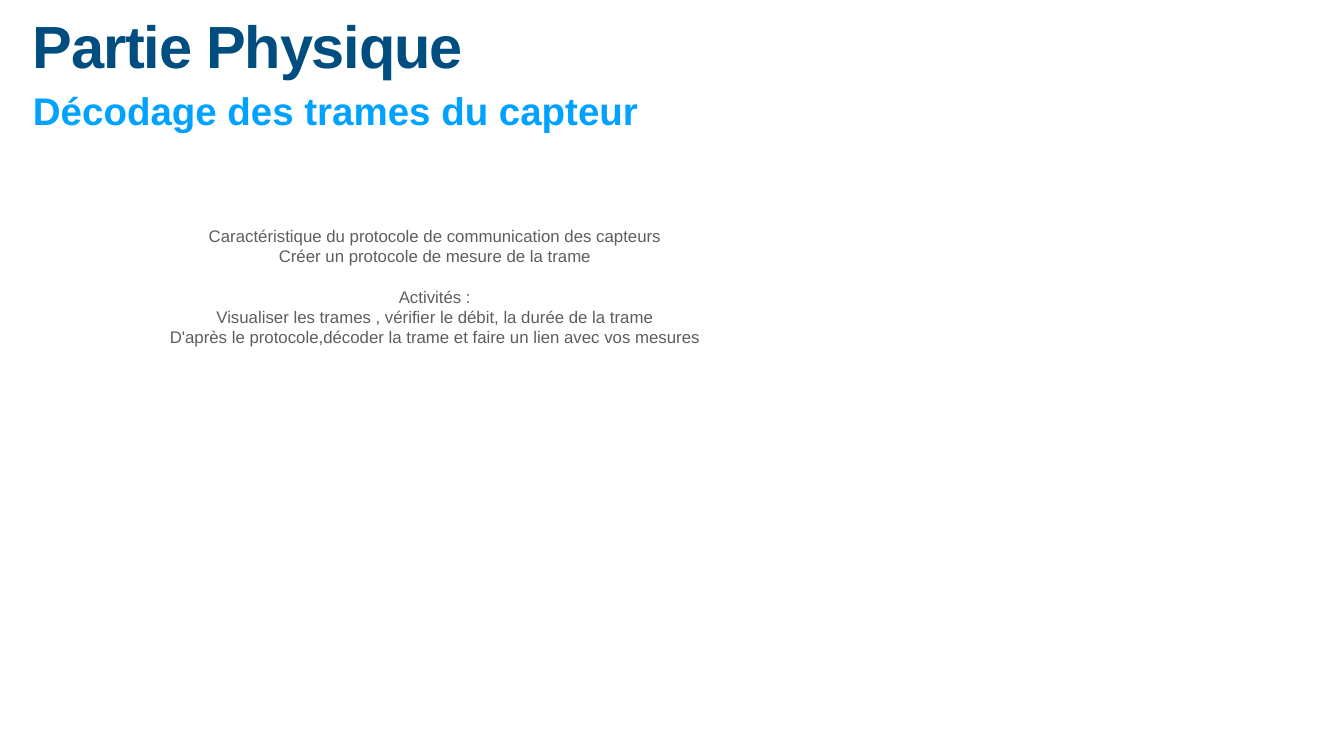
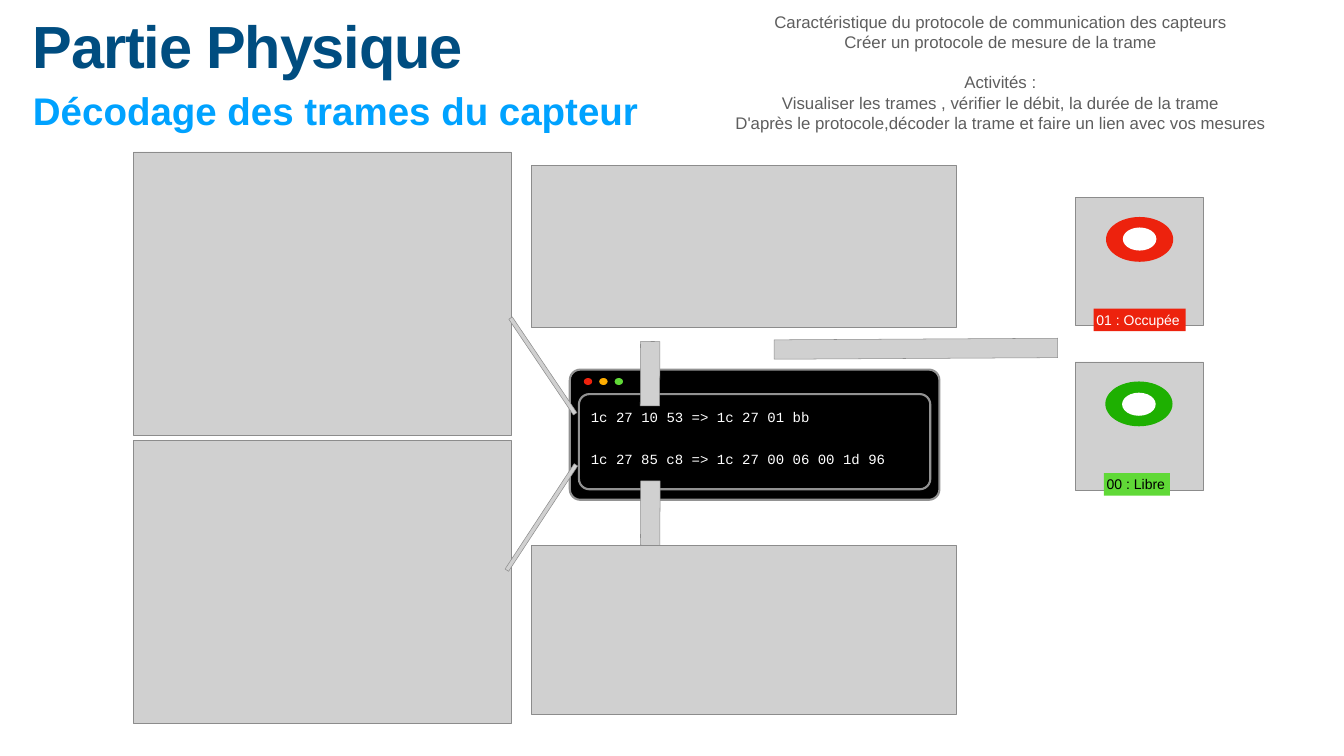
Before and after one commit to rash2615/Cirpark_Modbus, a slide deck: slide 9 of Cirpark_Modbus/Ressources/Final/Revue 2.pptx. Drawn at 1344x756 pixels with LibreOffice and Linux fonts; fonts in the diff are those of the drawing; grey boxes stand for pictures; background and template pictures are left out. Boxes give left, top, right and bottom in pixels: in the first picture for what was removed or moved away, otherwise in the second. Text is boxed around its words. In the diff, an @@ line names an element or a change of style, - is before the commit and + after.

```diff
--- a/Cirpark_Modbus/Ressources/Final/Revue 2.pptx
+++ b/Cirpark_Modbus/Ressources/Final/Revue 2.pptx
@@ text "Caractéristique du protocole de communication ...": place and size @@
-text "Caractéristique du protocole de communication ..." at [170,229,699,347]
+text "Caractéristique du protocole de communication ..." at [735,15,1265,133]
@@ picture added at [134,152,511,435] @@
@@ picture added at [531,165,956,327] @@
@@ picture added at [1075,198,1203,326] @@
@@ ellipse added at [1106,217,1173,262], fill #ED220D @@
@@ ellipse added at [1123,227,1157,250], fill #FFFFFF @@
@@ picture added at [509,317,576,415] @@
@@ rectangle added at [1094,308,1185,331], fill #ED220D, 20 pt, text #FFFFFF @@
+01 : Occupée
@@ picture added at [640,341,660,406] @@
@@ picture added at [774,338,1058,360] @@
@@ rounded rectangle added at [570,369,939,499], fill #000000, outline #929292 3 pt @@
@@ ellipse added at [584,378,592,385], fill #ED220D @@
@@ ellipse added at [599,378,608,385], fill #FEAD00 @@
@@ ellipse added at [614,378,623,385], fill #60D937 @@
@@ picture added at [1075,362,1203,490] @@
@@ ellipse added at [1105,381,1172,426], fill #1EB001 @@
@@ rounded rectangle added at [579,394,930,489], outline #929292 3 pt @@
@@ text added at [591,412,810,422], 20 pt, text #FFFFFF @@
+1c 27 10 53 => 1c 27 01 bb
@@ ellipse added at [1122,393,1156,416], fill #FFFFFF @@
@@ picture added at [134,441,511,724] @@
@@ picture added at [505,464,577,571] @@
@@ text added at [591,454,885,464], 20 pt, text #FFFFFF @@
+1c 27 85 c8 => 1c 27 00 06 00 1d 96
@@ rectangle added at [1104,473,1170,496], fill #60D937, 20 pt, text #000000 @@
+00 : Libre
@@ picture added at [640,481,660,546] @@
@@ picture added at [532,545,956,714] @@
```
Also in this commit, not shown: 5 other slides changed, 1 slide added.
